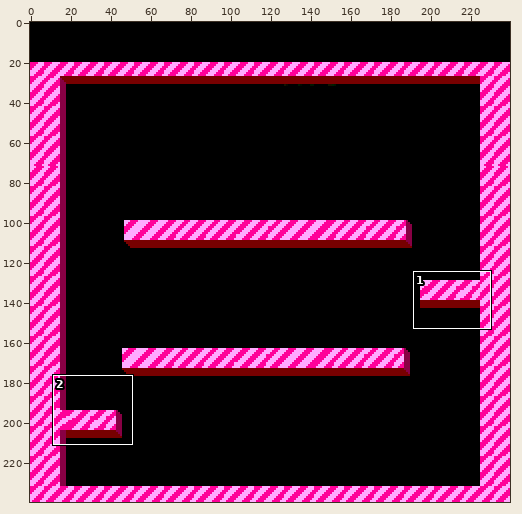
File history of a sprite sheet, res/etc/map2.png. The picture above shows the old version from afar; the outline marks the close-up.
Close-up. Before:
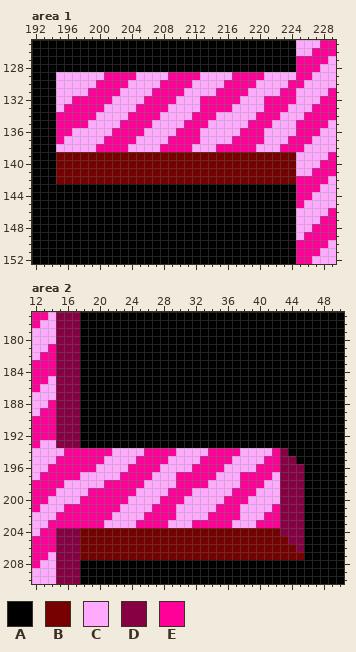
The file is 240x240 pixels. Colours within 5 levels of each other are drawn and written as one. Shown: area 1: x 192..229, y 125..152; area 2: x 12..50, y 177..210. The commit also changed other parts of the picture, which this record leaves out.
Palette (. is transparent): A #000000  B #770000  C #ffaaff  D #880044  E #ff0099
Pixels before, area 1, first column x 192:
125 AAAAAAAAAAAAAAAAAAAAAAAAAAAAAAAAACCCEE
126 AAAAAAAAAAAAAAAAAAAAAAAAAAAAAAAAACCEEE
127 AAAAAAAAAAAAAAAAAAAAAAAAAAAAAAAAAEEEEC
128 AAAAAAAAAAAAAAAAAAAAAAAAAAAAAAAAAEEECC
129 AAACCCCCCEEEECCCCEEEECCCCEEEECCCCEECCC
130 AAACCCCCEEEECCCCEEEECCCCEEEECCCCEECCCC
131 AAACCCCEEEECCCCEEEECCCCEEEECCCCEECCCCE
132 AAACCEEEEECCCCEEEECCCEEEEECCCEEEECCCEE
133 AAACEEEEECCCCEEEECCCCEEEECCCCEEECCCEEE
134 AAAEEEEECCCCEEEECCCCEEECCCCCEEECCCEEEE
135 AAAEEEECCCCEEEECCCCEEECCCCCEEECCCEEEEC
136 AAAEECCCCCEEEECCCCEEECCCCCEEECCCCEEECC
137 AAAECCCCCEEEECCCCEEEECCCCEEEECCCEEECCC
138 AAACCCCCEEEECCCCEEEECCCEEEEECCCEEECCCC
139 AAABBBBBBBBBBBBBBBBBBBBBBBBBBBBBBCCCCE
140 AAABBBBBBBBBBBBBBBBBBBBBBBBBBBBBBCCCEE
141 AAABBBBBBBBBBBBBBBBBBBBBBBBBBBBBBCCEEE
142 AAABBBBBBBBBBBBBBBBBBBBBBBBBBBBBBEEEEC
143 AAAAAAAAAAAAAAAAAAAAAAAAAAAAAAAAAEEECC
144 AAAAAAAAAAAAAAAAAAAAAAAAAAAAAAAAAEECCC
145 AAAAAAAAAAAAAAAAAAAAAAAAAAAAAAAAAECCCC
146 AAAAAAAAAAAAAAAAAAAAAAAAAAAAAAAAACCCCE
147 AAAAAAAAAAAAAAAAAAAAAAAAAAAAAAAAACCCEE
148 AAAAAAAAAAAAAAAAAAAAAAAAAAAAAAAAACCEEE
149 AAAAAAAAAAAAAAAAAAAAAAAAAAAAAAAAACEEEE
150 AAAAAAAAAAAAAAAAAAAAAAAAAAAAAAAAAEEEEC
151 AAAAAAAAAAAAAAAAAAAAAAAAAAAAAAAAAEEECC
152 AAAAAAAAAAAAAAAAAAAAAAAAAAAAAAAAAEECCC
Pixels before, area 2, first column x 12:
177 EECDDDAAAAAAAAAAAAAAAAAAAAAAAAAAAAAAAAA
178 ECCDDDAAAAAAAAAAAAAAAAAAAAAAAAAAAAAAAAA
179 CCCDDDAAAAAAAAAAAAAAAAAAAAAAAAAAAAAAAAA
180 CCCDDDAAAAAAAAAAAAAAAAAAAAAAAAAAAAAAAAA
181 CCEDDDAAAAAAAAAAAAAAAAAAAAAAAAAAAAAAAAA
182 CEEDDDAAAAAAAAAAAAAAAAAAAAAAAAAAAAAAAAA
183 EEEDDDAAAAAAAAAAAAAAAAAAAAAAAAAAAAAAAAA
184 EEEDDDAAAAAAAAAAAAAAAAAAAAAAAAAAAAAAAAA
185 EECDDDAAAAAAAAAAAAAAAAAAAAAAAAAAAAAAAAA
186 ECCDDDAAAAAAAAAAAAAAAAAAAAAAAAAAAAAAAAA
187 CCCDDDAAAAAAAAAAAAAAAAAAAAAAAAAAAAAAAAA
188 CCEDDDAAAAAAAAAAAAAAAAAAAAAAAAAAAAAAAAA
189 CEEDDDAAAAAAAAAAAAAAAAAAAAAAAAAAAAAAAAA
190 EEEDDDAAAAAAAAAAAAAAAAAAAAAAAAAAAAAAAAA
191 EEEDDDAAAAAAAAAAAAAAAAAAAAAAAAAAAAAAAAA
192 EEEDDDAAAAAAAAAAAAAAAAAAAAAAAAAAAAAAAAA
193 ECCDDDAAAAAAAAAAAAAAAAAAAAAAAAAAAAAAAAA
194 CCCCEEEEEECCCCEEEECCCCEEEECCCCEDAAAAAAA
195 CCCEEEEEECCCCEEEECCCCEEEECCCCEEDDAAAAAA
196 CCEEEEEECCCCEEEECCCCEEEECCCCEEEDDDAAAAA
197 CEEEEECCCCCEEEECCCEEEEECCCEEEECDDDAAAAA
198 EEEECCCCCEEEEECCCCEEEECCCCEEECCDDDAAAAA
199 EEECCCCEEEEEECCCCEEECCCCCEEECCCDDDAAAAA
200 EECCCCEEEEEECCCCEEECCCCCEEECCCCDDDAAAAA
201 ECCCEEEEEEECCCCEEECCCCCEEECCCCEDDDAAAAA
202 CCCEEEEEEECCCCEEEECCCCEEEECCCEEDDDAAAAA
203 CCEEEEEEECCCCEEEECCCEEEEECCCEEEDDDAAAAA
204 CEEDDDBBBBBBBBBBBBBBBBBBBBBBBBBDDDAAAAA
205 EEEDDDBBBBBBBBBBBBBBBBBBBBBBBBBBDDAAAAA
206 EEEDDDBBBBBBBBBBBBBBBBBBBBBBBBBBBDAAAAA
207 EECDDDBBBBBBBBBBBBBBBBBBBBBBBBBBBBAAAAA
208 ECCDDDAAAAAAAAAAAAAAAAAAAAAAAAAAAAAAAAA
209 CCCDDDAAAAAAAAAAAAAAAAAAAAAAAAAAAAAAAAA
210 CCCDDDAAAAAAAAAAAAAAAAAAAAAAAAAAAAAAAAA
Once edited:
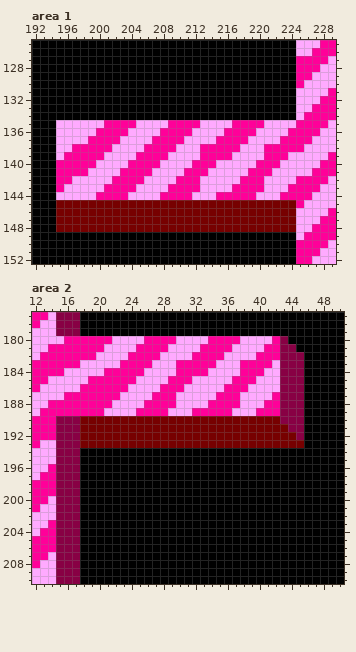
From old to new:
Changed rows in their new state; - is an unchanged pixel.
Area 1:
first column x 195:
129 AAAAAAAAAAAAAAAAAAAAAAAAAAAAAA
130 AAAAAAAAAAAAAAAAAAAAAAAAAAAAAA
131 AAAAAAAAAAAAAAAAAAAAAAAAAAAAAA
132 AAAAAAAAAAAAAAAAAAAAAAAAAAAAAA
133 AAAAAAAAAAAAAAAAAAAAAAAAAAAAAA
134 AAAAAAAAAAAAAAAAAAAAAAAAAAAAAA
135 CCCC--EE--CC--EE--C---EE--C---
136 CC---EE--CC--EE--C---EE--C---E
137 C---EE--CC--EE--CC--EE--CC--E-
138 --EEE--CC--EE--CC-EE---CC-EE--
139 CEEEEECCCCEEEECCCCEEEECCCCEEEC
140 EEEEECCCCEEEECCCCEEECCCCCEEECC
141 EEEECCCCEEEECCCCEEECCCCCEEECCC
142 EECCCCCEEEECCCCEEECCCCCEEECCCC
143 ECCCCCEEEECCCCEEEECCCCEEEECCCE
144 CCCCCEEEECCCCEEEECCCEEEEECCCEE
145 BBBBBBBBBBBBBBBBBBBBBBBBBBBBBB
146 BBBBBBBBBBBBBBBBBBBBBBBBBBBBBB
147 BBBBBBBBBBBBBBBBBBBBBBBBBBBBBB
148 BBBBBBBBBBBBBBBBBBBBBBBBBBBBBB
Area 2:
first column x 15:
180 CEEEEEECCCCEEEECCCCEEEECCCCED--
181 EEEEEECCCCEEEECCCCEEEECCCCEEDD-
182 EEEEECCCCEEEECCCCEEEECCCCEEEDDD
183 EEECCCCCEEEECCCEEEEECCCEEEECDDD
184 ECCCCCEEEEECCCCEEEECCCCEEECCDDD
185 CCCCEEEEEECCCCEEECCCCCEEECCCDDD
186 CCCEEEEEECCCCEEECCCCCEEECCCCDDD
187 CEEEEEEECCCCEEECCCCCEEECCCCEDDD
188 EEEEEEECCCCEEEECCCCEEEECCCEEDDD
189 EEEEEECCCCEEEECCCEEEEECCCEEEDDD
190 ---BBBBBBBBBBBBBBBBBBBBBBBBBDDD
191 ---BBBBBBBBBBBBBBBBBBBBBBBBBBDD
192 ---BBBBBBBBBBBBBBBBBBBBBBBBBBBD
193 ---BBBBBBBBBBBBBBBBBBBBBBBBBBBB
194 DDDAAAAAAAAAAAAAAAAAAAAAAAAAA--
195 DDDAAAAAAAAAAAAAAAAAAAAAAAAAAA-
196 DDDAAAAAAAAAAAAAAAAAAAAAAAAAAAA
197 DDDAAAAAAAAAAAAAAAAAAAAAAAAAAAA
198 DDDAAAAAAAAAAAAAAAAAAAAAAAAAAAA
199 DDDAAAAAAAAAAAAAAAAAAAAAAAAAAAA
200 DDDAAAAAAAAAAAAAAAAAAAAAAAAAAAA
201 DDDAAAAAAAAAAAAAAAAAAAAAAAAAAAA
202 DDDAAAAAAAAAAAAAAAAAAAAAAAAAAAA
203 DDDAAAAAAAAAAAAAAAAAAAAAAAAAAAA
204 ---AAAAAAAAAAAAAAAAAAAAAAAAAAAA
205 ---AAAAAAAAAAAAAAAAAAAAAAAAAAAA
206 ---AAAAAAAAAAAAAAAAAAAAAAAAAAAA
207 ---AAAAAAAAAAAAAAAAAAAAAAAAAAAA
Boxes around the changes in both close-ups, in picture pixels (x1, y1, x2, y2):
changed: (56, 72, 296, 232)
changed: (56, 336, 304, 560)
